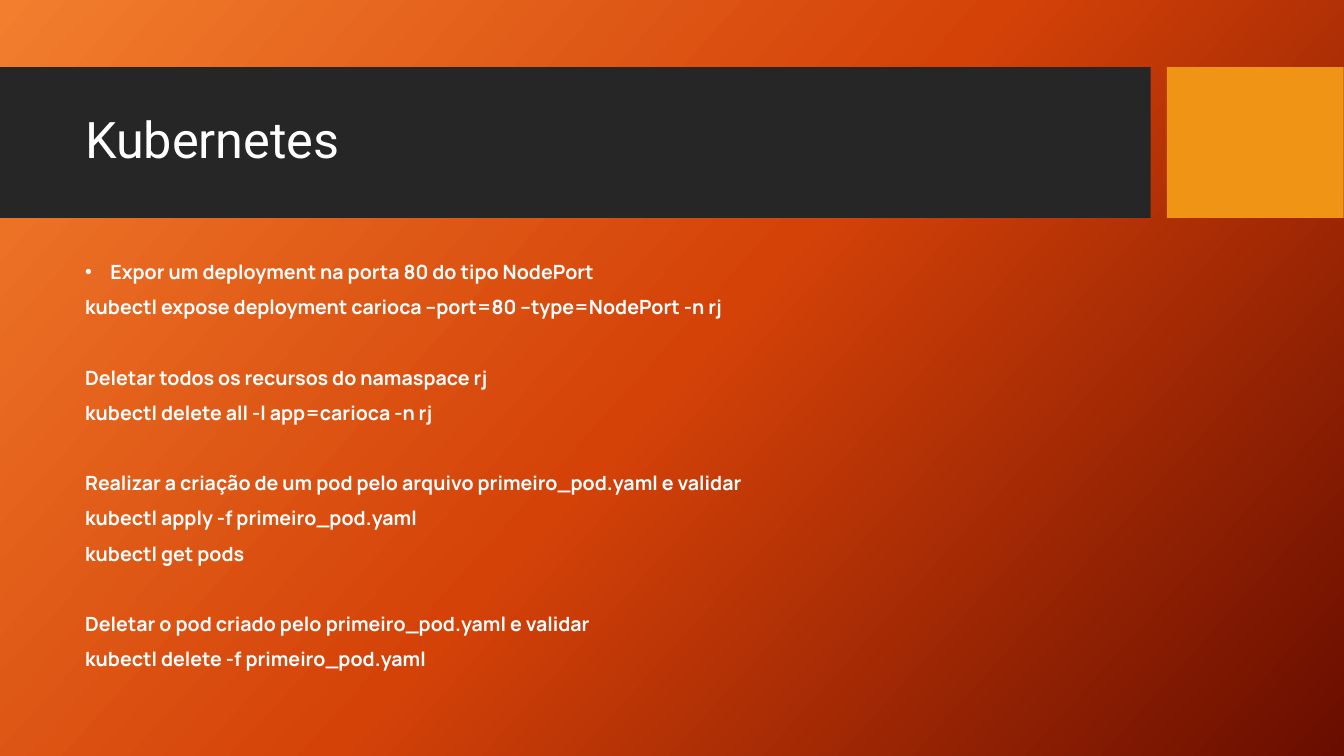
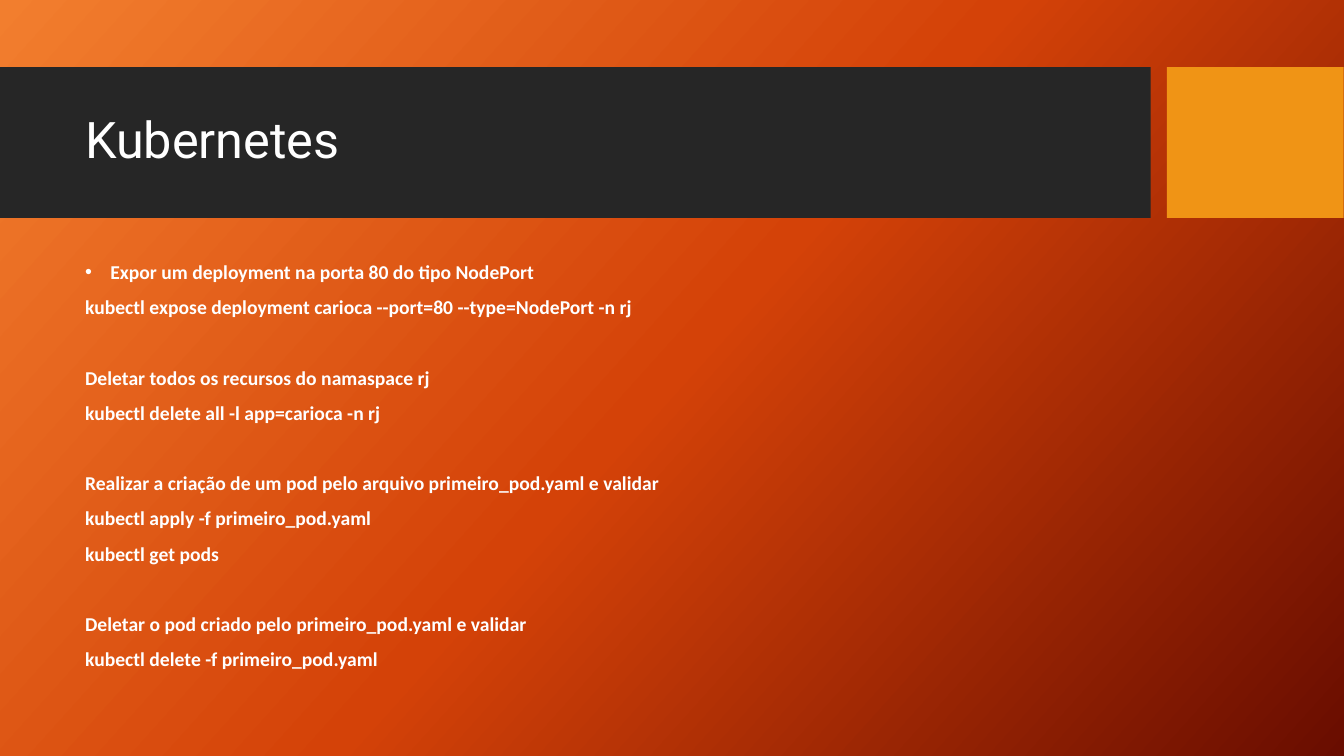
Before and after one commit to jlasquinha/sanux, a slide deck: slide 27 of Sanux.pptx (slide 26 before the commit). Drawn at 1344x756 pixels with LibreOffice and Linux fonts; fonts in the diff are those of the drawing; background and template pictures are left out. Boxes give left, top, right and bottom in pixels: in the first picture for what was removed or moved away, otherwise in the second. Text is boxed around its words. In the diff, an @@ line names an element or a change of style, - is before the commit and + after.

```diff
--- a/Sanux.pptx
+++ b/Sanux.pptx
@@ text "Expor um deployment na porta ..." at (85,265,658,669): font Manrope to Calibri @@
```
Also in this commit, not shown: 39 other slides changed, 2 slides added.
